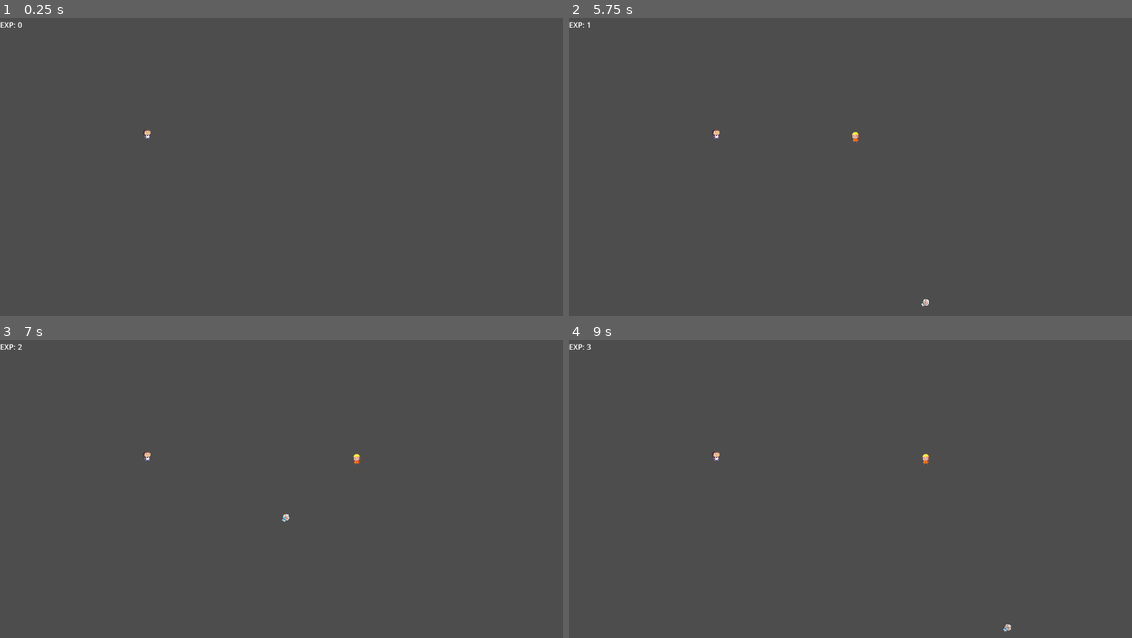
Above: before the commit, frames 1-4 (two rows, left to right).
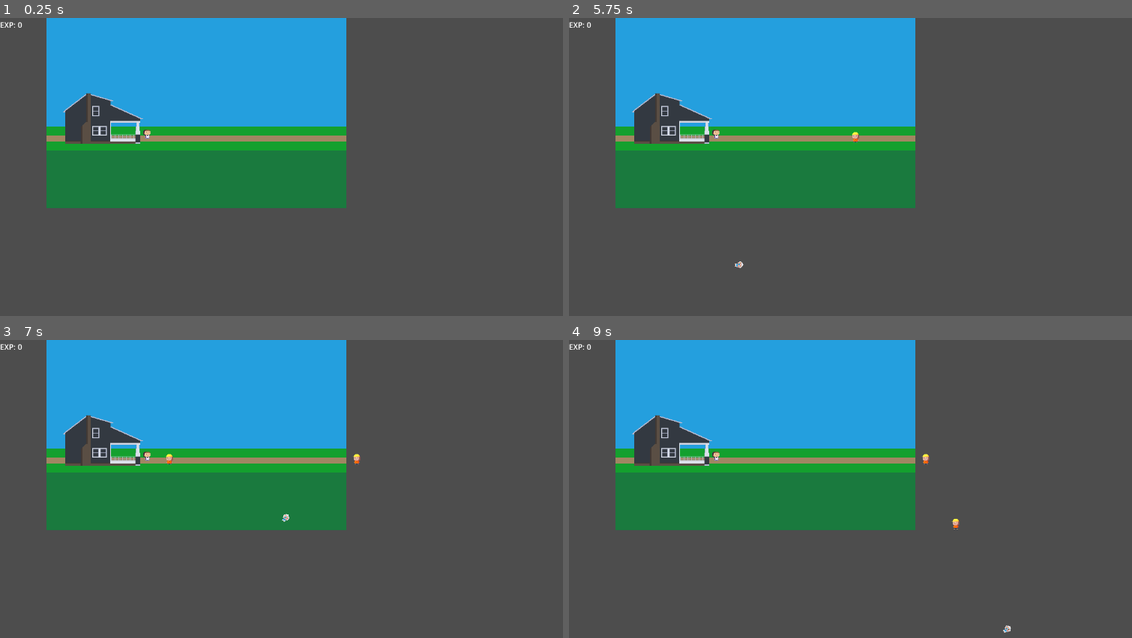
Above: after the commit, the same moments.

Repository: HypotheticalWhale/BabyThrowingSim
Game: Godot game, scene res://Scenes/Main.tscn
Two runs of this game, one before a commit and one after it. Both use one fixed random seed, a clock stepped at 60 frames per second and the inputs below.
Inputs (mouse positions are in pixels of both pictures, inside the frame that each line leads up to):
- Up to frame 1 (0.25 s): no input
- Up to frame 2 (5.75 s): tap Enter at 0.5, 2 s; move the mouse to (1002, 169) at 0.52 s; hold Space (shoot) 0.53-1.28 s; move the mouse to (749, 202) at 1.27 s; tap Space (shoot) at 1.35, 2.85, 4.35 s; move the mouse to (929, 113) at 2.02 s; hold Space (shoot) 2.03-2.78 s; move the mouse to (839, 253) at 2.77 s; move the mouse to (1047, 235) at 3.52 s; hold Space (shoot) 3.53-4.28 s; move the mouse to (687, 137) at 4.27 s; move the mouse to (901, 187) at 5.02 s; hold Space (shoot) from 5.03 s (still down)
- Up to frame 3 (7 s): move the mouse to (208, 423) at 5.77 s; release Space (shoot) at 5.78 s; tap Space (shoot) at 5.85 s; move the mouse to (433, 491) at 6.52 s; hold Space (shoot) from 6.53 s (still down)
- Up to frame 4 (9 s): move the mouse to (749, 524) at 7.27 s; release Space (shoot) at 7.28 s; tap Space (shoot) at 7.35, 8.85 s; tap Enter at 8 s; move the mouse to (929, 435) at 8.02 s; hold Space (shoot) 8.03-8.78 s; move the mouse to (839, 575) at 8.77 s

The runs differ from the first frame. In frame 1, 34% of the frame differs, in the area x 8-62%, y 0-64%; in frame 2, 34%; in frame 3, 34%; in frame 4, 34%, in the area x 3-79%, y 0-99%.

Commit message:
porch art

Diff:
--- a/Enemy/RegularDad/RegularDad.tscn
+++ b/Enemy/RegularDad/RegularDad.tscn
@@ -4,8 +4,10 @@
 [ext_resource type="Texture2D" uid="uid://so1vmpt5rc3f" path="res://assets/Dad.png" id="2_hgqjf"]
 
 [sub_resource type="CircleShape2D" id="CircleShape2D_17r2i"]
+radius = 8.0
 
 [sub_resource type="CircleShape2D" id="CircleShape2D_2qyol"]
+radius = 8.0
 
 [node name="RegularDad" type="CharacterBody2D"]
 collision_layer = 4
@@ -23,5 +25,4 @@
 [node name="CollisionShape2D" type="CollisionShape2D" parent="."]
 shape = SubResource("CircleShape2D_2qyol")
 
-[connection signal="area_entered" from="Hurtbox" to="." method="_on_hurtbox_area_entered"]
 [connection signal="body_entered" from="Hurtbox" to="." method="_on_hurtbox_body_entered"]
--- a/Projectile/Baby.tscn
+++ b/Projectile/Baby.tscn
@@ -1,9 +1,7 @@
-[gd_scene load_steps=4 format=3 uid="uid://g6ecrdq310o3"]
+[gd_scene load_steps=3 format=3 uid="uid://g6ecrdq310o3"]
 
 [ext_resource type="Script" path="res://Projectile/Baby.gd" id="1_xdvmk"]
 [ext_resource type="Texture2D" uid="uid://xjdqjs0x6kx" path="res://assets/Baby.png" id="2_gljeo"]
-
-[sub_resource type="CircleShape2D" id="CircleShape2D_sd0h2"]
 
 [node name="Baby" type="RigidBody2D"]
 collision_mask = 4
@@ -12,8 +10,5 @@
 [node name="Sprite2D" type="Sprite2D" parent="."]
 texture = ExtResource("2_gljeo")
 
-[node name="Area2D" type="Area2D" parent="."]
-collision_mask = 4
-
-[node name="CollisionShape2D" type="CollisionShape2D" parent="Area2D"]
-shape = SubResource("CircleShape2D_sd0h2")
+[node name="CollisionPolygon2D" type="CollisionPolygon2D" parent="."]
+polygon = PackedVector2Array(2, -8, -6, -2, -6, 0, -5, 1, -2, 1, -4, 6, -3, 8, 5, 1, 5, -1, 3, -3, 6, -6, 4, -8)
--- a/Scenes/Main.tscn
+++ b/Scenes/Main.tscn
@@ -1,12 +1,17 @@
-[gd_scene load_steps=4 format=3 uid="uid://o5alyyhdvq4h"]
+[gd_scene load_steps=5 format=3 uid="uid://o5alyyhdvq4h"]
 
 [ext_resource type="Script" path="res://Scenes/Main.gd" id="1_64lo6"]
 [ext_resource type="PackedScene" uid="uid://c4hm1g85durbr" path="res://Player/Player.tscn" id="1_jcchd"]
 [ext_resource type="PackedScene" uid="uid://b5kwochsing33" path="res://UI/InGameOverlay.tscn" id="2_tsnw5"]
+[ext_resource type="Texture2D" uid="uid://bgq4kmvjrbmjx" path="res://assets/PorchBackground.png" id="4_h3b1c"]
 
 [node name="Main" type="Node2D"]
 script = ExtResource("1_64lo6")
 spawn_reg_dad = true
+
+[node name="PorchBackground" type="Sprite2D" parent="."]
+position = Vector2(411, 184)
+texture = ExtResource("4_h3b1c")
 
 [node name="InGameOverlay" parent="." instance=ExtResource("2_tsnw5")]
 
Binary file added: assets/PorchBackground.png
Not shown, added: assets/PorchBackground.png.import
